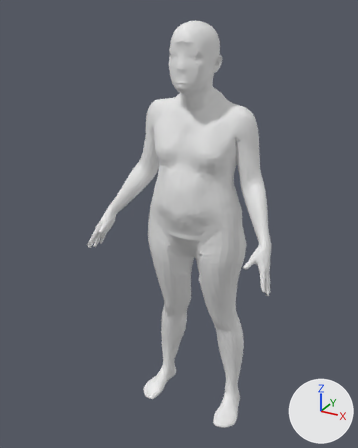
Before and after pictures for a commit that changed the glTF model fixtures/presets/female_triangle_S_155.glb.
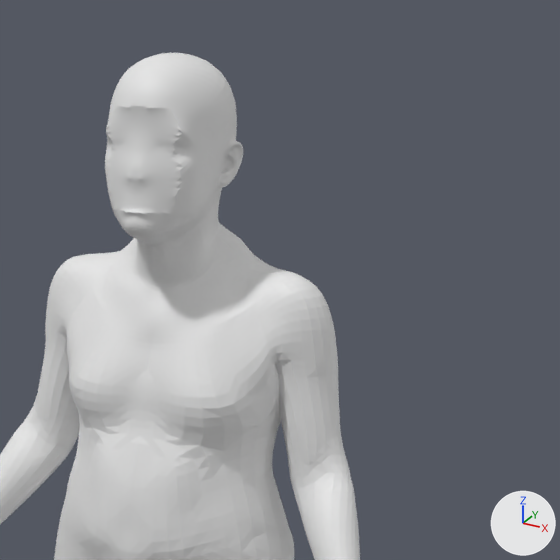
Each version is shown whole from a 50 mm camera at (0.788, -1.572, 1.629) aimed at (-0.051, -0.047, 0.866), then close up on the part from 36% to 96% of the width and 0% to 49% of the height. Arrows for +X, +Y and +Z are at lower right; the lights stay in place. The older version's two pictures come first.

The older version as bpy lines, for what is in view:
```python
me_geometry_0 = bpy.data.meshes.new('geometry_0')
me_geometry_0.from_pydata(...)  # 18439 vertices, 36874 faces; spans x -0.37..0.37, y -0.23..0.12, z 0.0..1.59
ob_geometry_0 = bpy.data.objects.new('geometry_0', me_geometry_0)
ob_geometry_0.location = (0.0, 0.0, 0.0)
```
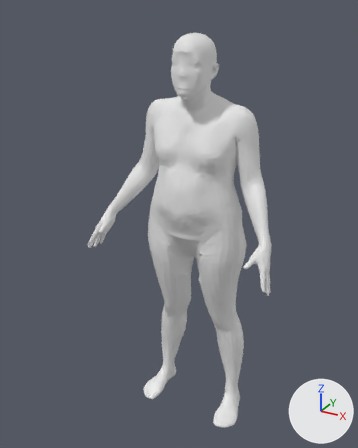
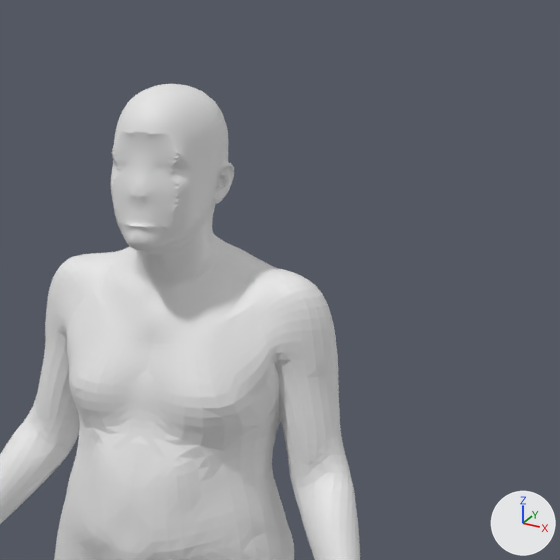
Changed parts and their boxes (x1, y1, x2, y2) in the close-ups (560 x 560 px; the box of a moved part takes in the faces that stretch with it):
'geometry_0', reshaped: before (0, 53, 360, 560); after (0, 84, 360, 560)
part 1 of me_geometry_0, moved or reshaped: before (105, 53, 254, 263); after (111, 84, 256, 263)

Edits to the bpy script that builds the scene:
```text
Change me_geometry_0:
    used by ob_geometry_0; location = (0.0, 0.0, 0.0)
    remove me_geometry_0.from_pydata(...)  # 18439 vertices, 36874 faces; spans x -0.37..0.37, y -0.23..0.12, z 0.0..1.59
    add me_geometry_0.from_pydata(...)  # 18439 vertices, 36874 faces; spans x -0.37..0.37, y -0.23..0.12, z 0.0..1.55
    me_geometry_0 part 1: 5535 of the vertices in x -0.09..0.09, y -0.13..0.06, z 1.34..1.59 are scaled about their middle by (0.901, 0.905, 0.897), then moved by (0.0, 0.0, -0.02)
```
